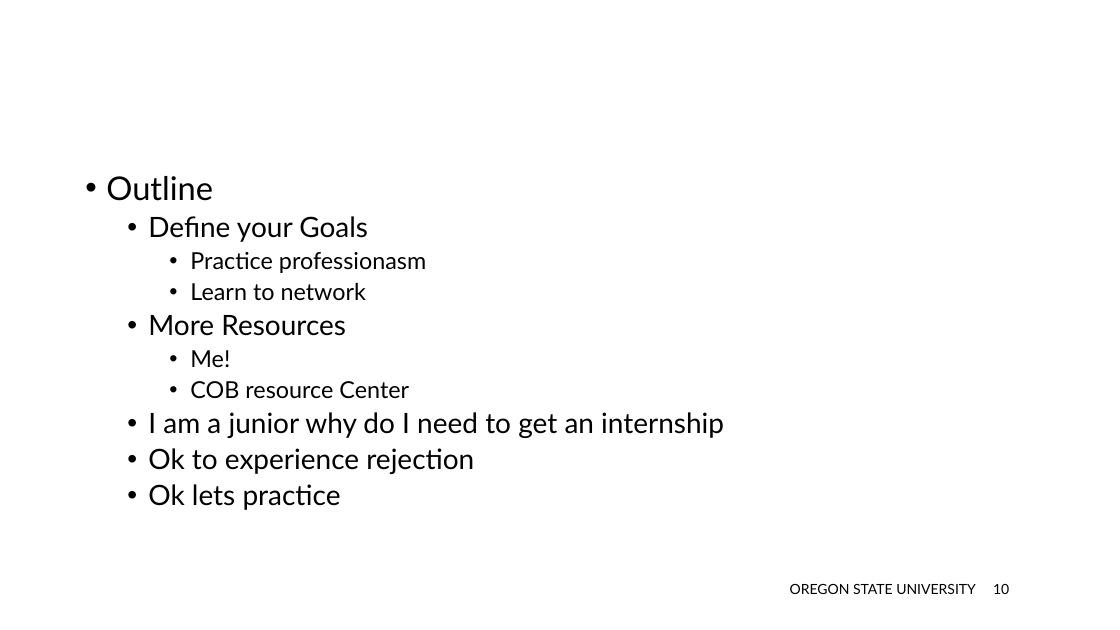
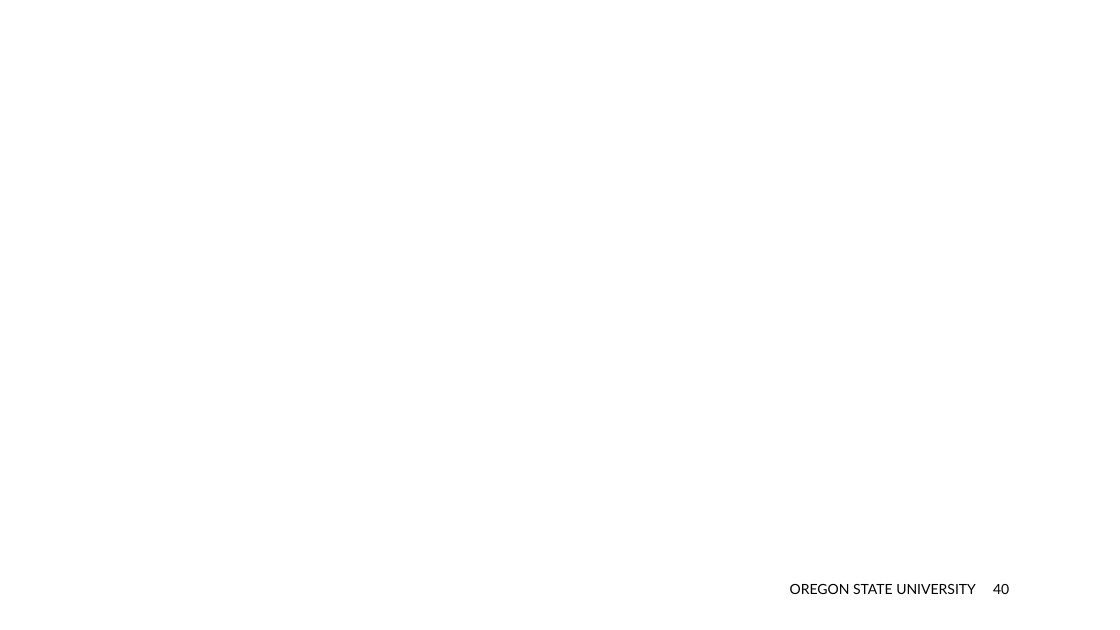
Before and after one commit to davicx/david, a slide deck: slide 41 of career/Career- 2022/OSU- COB Instructor/OSU- Career.pptx (slide 11 before the commit). Drawn at 1120x630 pixels with LibreOffice and Linux fonts; fonts in the diff are those of the drawing. Boxes give left, top, right and bottom in pixels: in the first picture for what was removed or moved away, otherwise in the second. Text is boxed around its words. In the diff, an @@ line names an element or a change of style, - is before the commit and + after.

```diff
--- a/career/Career- 2022/OSU- COB Instructor/OSU- Career.pptx
+++ b/career/Career- 2022/OSU- COB Instructor/OSU- Career.pptx
@@ text removed at <box>106,176,724,510</box> @@
-• Outline
-  • Define your Goals
-    • Practice professionasm
-    • Learn to network
-  • More Resources
-    • Me!
-    • COB resource Center
-  • I am a junior why do I need to get an internship
-  • Ok to experience rejection
-  • Ok lets practice
@@ page number at <box>993,584,1009,594</box>: text changed @@
-10
+40
```
Also in this commit, not shown: 2 other slides changed, 20 slides added, 2 slides removed, 2 other files.
